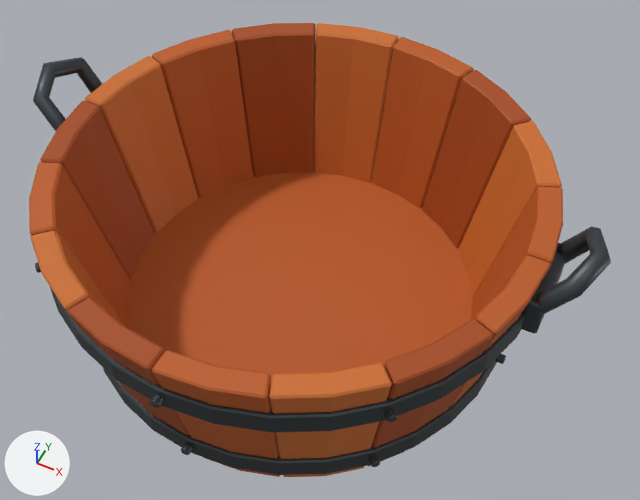
What one commit did to the glTF model src/game/models/castle/props/wooden-wash-basin.glb.
The view is the same before and after, from a camera (50 mm lens) standing at (0.295, -0.542, 0.785) and looking at (0.025, 0.0, 0.108). The lights are fixed; the arrows at lower left show +X, +Y and +Z. The older version comes first. Where no turn or scale is listed for an object, it has been applied to the vertices.

In view in the first picture: 'Closed wooden bottom', 'Forged retaining hoop.001', 'Wash basin stave 01', 'Wash basin stave 02', 'Wash basin stave 03', 'Wash basin stave 04', 'Wash basin stave 05', 'Wash basin stave 06', 'Wash basin stave 07', 'Wash basin stave 08', 'Wash basin stave 09', 'Wash basin stave 10', 'Wash basin stave 11', 'Wash basin stave 12', 'Wash basin stave 13', 'Wash basin stave 14', 'Wash basin stave 15', 'Wash basin stave 16' and 9 more.
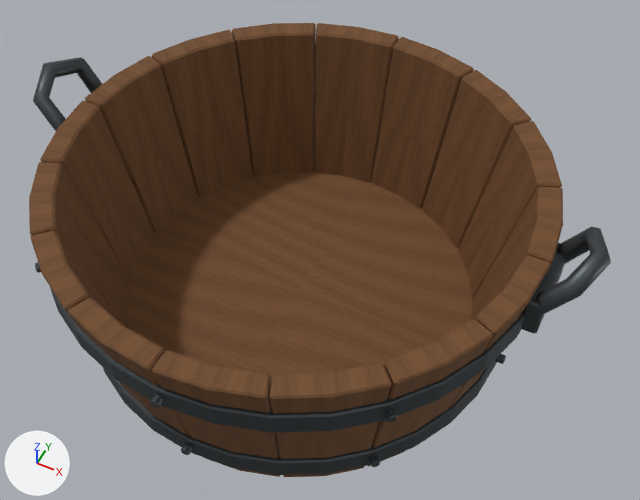
Location of each change, (x1, y1, x2, y2) in pixels of the pictures (640 x 500 px):
```json
{"object": "Closed wooden bottom", "change": "surface changed", "before": [127, 167, 474, 380], "after": [127, 167, 474, 380], "on screen": "orange to brown"}
{"object": "Wash basin stave 06", "change": "surface changed", "before": [232, 23, 316, 177], "after": [232, 23, 316, 177]}
{"object": "Wash basin stave 05", "change": "surface changed", "before": [314, 23, 399, 183], "after": [314, 23, 399, 183], "on screen": "orange to brown"}
{"object": "Wash basin stave 07", "change": "surface changed", "before": [152, 30, 253, 197], "after": [152, 30, 253, 197], "on screen": "orange to brown"}
{"object": "Wash basin stave 04", "change": "surface changed", "before": [372, 37, 474, 208], "after": [372, 37, 474, 208], "on screen": "orange to brown"}
{"object": "Wash basin stave 08", "change": "surface changed", "before": [85, 56, 198, 233], "after": [85, 56, 198, 233], "on screen": "orange to brown"}
{"object": "Wash basin stave 03", "change": "surface changed", "before": [422, 70, 531, 248], "after": [422, 70, 531, 248]}
{"object": "Wash basin stave 09", "change": "surface changed", "before": [40, 100, 155, 280], "after": [40, 100, 155, 280]}
{"object": "Wash basin stave 14", "change": "surface changed", "before": [270, 363, 392, 477], "after": [270, 363, 392, 477], "on screen": "orange to brown"}
{"object": "Wash basin stave 02", "change": "surface changed", "before": [458, 121, 562, 298], "after": [458, 121, 562, 298], "on screen": "orange to brown"}
{"object": "Wash basin stave 13", "change": "surface changed", "before": [152, 350, 280, 477], "after": [152, 350, 280, 477], "on screen": "orange to brown"}
{"object": "Wash basin stave 10", "change": "surface changed", "before": [29, 162, 131, 328], "after": [29, 162, 131, 328], "on screen": "orange to brown"}
{"object": "Wash basin stave 15", "change": "surface changed", "before": [372, 319, 493, 447], "after": [372, 319, 493, 447]}
{"object": "Wash basin stave 01", "change": "surface changed", "before": [471, 187, 563, 319], "after": [471, 187, 563, 319], "on screen": "orange to brown"}
{"object": "Wash basin stave 12", "change": "surface changed", "before": [68, 298, 190, 435], "after": [68, 298, 190, 435]}
{"object": "Wash basin stave 11", "change": "surface changed", "before": [30, 230, 124, 385], "after": [30, 230, 124, 385], "on screen": "orange to brown"}
{"object": "Wash basin stave 16", "change": "surface changed", "before": [450, 255, 551, 406], "after": [450, 255, 551, 406], "on screen": "orange to brown"}
```

Scene script edits in JSON lines:
```json
{"op": "add", "block": "img_dry_timber_grain", "code": ["img_dry_timber_grain = load_image('Dry timber grain', '_unpacked/Dry_timber_grain', 256, 512, 'sRGB')"]}
{"block": "mat_warm_game_oak_002", "where": "n0 = _N.new('ShaderNodeBsdfPrincipled'); n0.name = 'Principled BSDF'"}
{"op": "remove", "block": "mat_warm_game_oak_002", "code": "n0.inputs[0].default_value = (0.5, 0.105, 0.015, 1.0)  # 'Base Color', orange #bc5b21"}
{"op": "set", "path": "n0.inputs[2].default_value", "old": "0.65", "new": "0.85", "note": "'Roughness'"}
{"op": "add", "block": "mat_warm_game_oak_002", "code": "n2 = _N.new('ShaderNodeTexImage'); n2.name = 'Image Texture'"}
{"op": "add", "block": "mat_warm_game_oak_002", "code": "n2.image = img_dry_timber_grain"}
{"op": "add", "block": "mat_warm_game_oak_002", "code": "n3 = _N.new('ShaderNodeUVMap'); n3.name = 'UV Map'"}
{"op": "add", "block": "mat_warm_game_oak_002", "code": "n3.uv_map = 'UVMap.001'"}
{"op": "add", "block": "mat_warm_game_oak_002", "code": "_L.new(n2.outputs[0], n0.inputs[0])  # 'Color' to 'Base Color'"}
{"op": "add", "block": "mat_warm_game_oak_002", "code": "_L.new(n3.outputs[0], n2.inputs[0])  # 'UV' to 'Vector'"}
{"block": "mat_honey_oak_stave_002", "where": "n0 = _N.new('ShaderNodeBsdfPrincipled'); n0.name = 'Principled BSDF'"}
{"op": "remove", "block": "mat_honey_oak_stave_002", "code": "n0.inputs[0].default_value = (0.6, 0.155, 0.025, 1.0)  # 'Base Color', orange #cb6e2c"}
{"op": "set", "path": "n0.inputs[2].default_value", "old": "0.65", "new": "0.85", "note": "'Roughness'"}
{"op": "add", "block": "mat_honey_oak_stave_002", "code": "n2 = _N.new('ShaderNodeTexImage'); n2.name = 'Image Texture'"}
{"op": "add", "block": "mat_honey_oak_stave_002", "code": "n2.image = img_dry_timber_grain"}
{"op": "add", "block": "mat_honey_oak_stave_002", "code": "n3 = _N.new('ShaderNodeUVMap'); n3.name = 'UV Map'"}
{"op": "add", "block": "mat_honey_oak_stave_002", "code": "n3.uv_map = 'UVMap.001'"}
{"op": "add", "block": "mat_honey_oak_stave_002", "code": "_L.new(n2.outputs[0], n0.inputs[0])  # 'Color' to 'Base Color'"}
{"op": "add", "block": "mat_honey_oak_stave_002", "code": "_L.new(n3.outputs[0], n2.inputs[0])  # 'UV' to 'Vector'"}
{"block": "mat_burnt_oak_stave_002", "where": "n0 = _N.new('ShaderNodeBsdfPrincipled'); n0.name = 'Principled BSDF'"}
{"op": "remove", "block": "mat_burnt_oak_stave_002", "code": "n0.inputs[0].default_value = (0.38, 0.07, 0.009, 1.0)  # 'Base Color', brown #a64b18"}
{"op": "set", "path": "n0.inputs[2].default_value", "old": "0.65", "new": "0.85", "note": "'Roughness'"}
{"op": "add", "block": "mat_burnt_oak_stave_002", "code": "n2 = _N.new('ShaderNodeTexImage'); n2.name = 'Image Texture'"}
{"op": "add", "block": "mat_burnt_oak_stave_002", "code": "n2.image = img_dry_timber_grain"}
{"op": "add", "block": "mat_burnt_oak_stave_002", "code": "n3 = _N.new('ShaderNodeUVMap'); n3.name = 'UV Map'"}
{"op": "add", "block": "mat_burnt_oak_stave_002", "code": "n3.uv_map = 'UVMap.001'"}
{"op": "add", "block": "mat_burnt_oak_stave_002", "code": "_L.new(n2.outputs[0], n0.inputs[0])  # 'Color' to 'Base Color'"}
{"op": "add", "block": "mat_burnt_oak_stave_002", "code": "_L.new(n3.outputs[0], n2.inputs[0])  # 'UV' to 'Vector'"}
```
